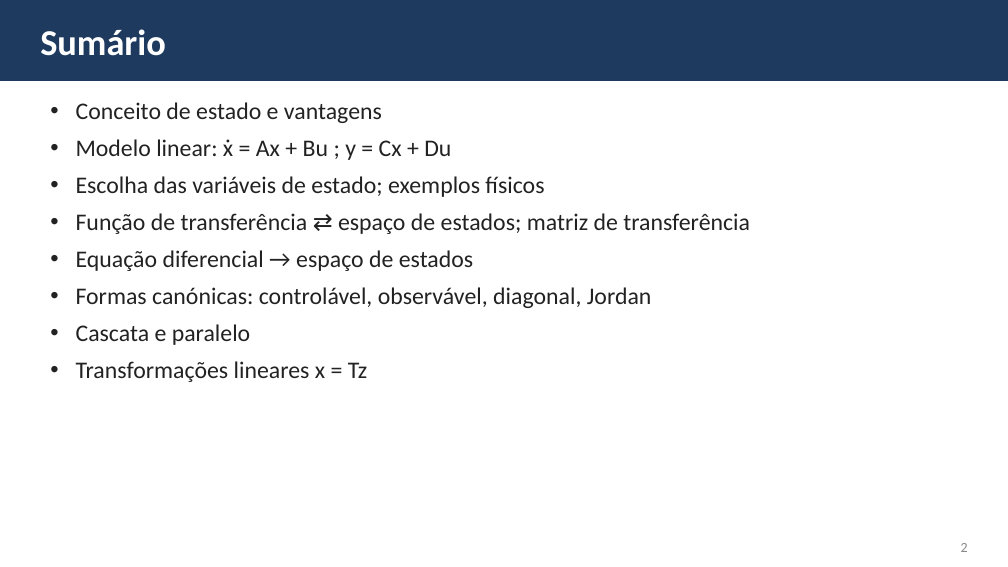
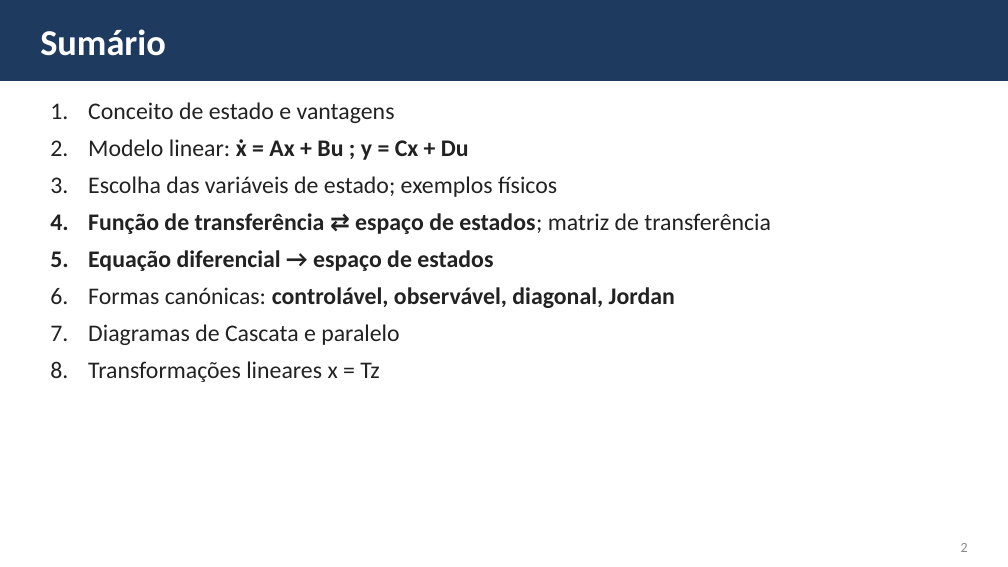
Before and after one commit to JunqueiraDevEduardo/Analisenoespacodeestados, a slide deck: slide 2 of MCSDI_Parte1_RESUMO.pptx. Drawn at 1008x567 pixels with LibreOffice and Linux fonts; fonts in the diff are those of the drawing. Boxes give left, top, right and bottom in pixels: in the first picture for what was removed or moved away, otherwise in the second. Text is boxed around its words. In the diff, an @@ line names an element or a change of style, - is before the commit and + after.

```diff
--- a/MCSDI_Parte1_RESUMO.pptx
+++ b/MCSDI_Parte1_RESUMO.pptx
@@ text at (x1=88, y1=102, x2=771, y2=382): bold on in "ẋ = Ax + Bu ; y ...", "Função de transferência ⇄ espaço de estados;", "Equação diferencial → espaço de estados", "controlável, observável, diagonal, Jordan"; bullet • to 1. @@
@@ text at (x1=88, y1=324, x2=399, y2=345): text changed @@
-• Cascata e paralelo
+7. Diagramas de Cascata e paralelo
```
Also in this commit, not shown: 1 other slide changed, 1 other file.
